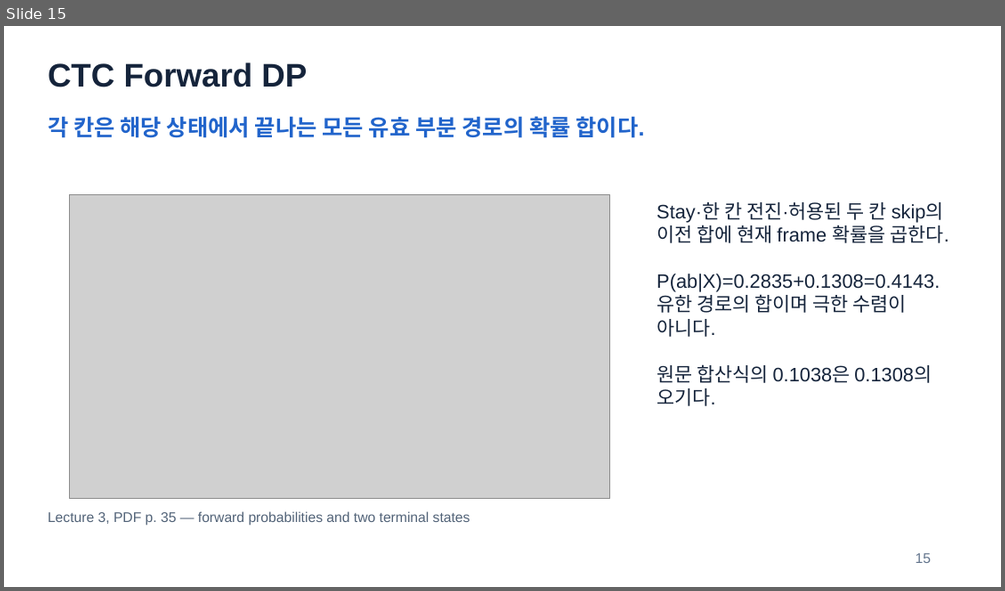
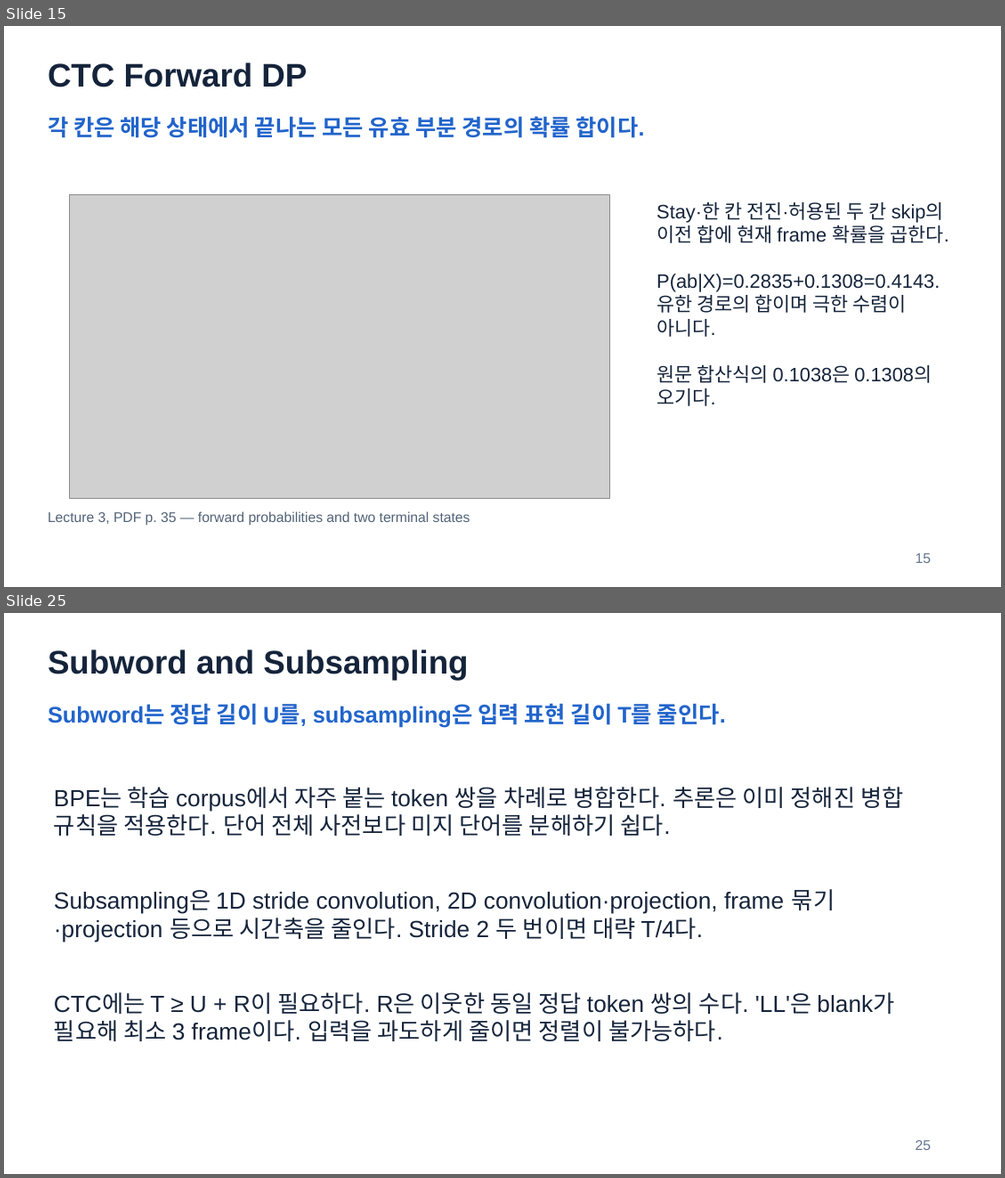
Before and after one commit to HyeonWooNa0861/HyeonWooNa0861.github.io, a slide deck: assets/presentations/study/speech-and-audio-recognition/sar-midterm-review-slides.pptx. Shown one above the other, each under a label of ours: slide 15 before the commit, slides 15 and 25 after it; the slides between them are not shown. The pictures are 1005x591 and 1005x1178 pixels, drawn with LibreOffice and Linux fonts; fonts in the diff are those of the drawing; grey boxes stand for pictures. Boxes give left, top, right and bottom in pixels: in the first picture for what was removed or moved away, otherwise in the second. Text is boxed around its words. In the diff, an @@ line names an element or a change of style, - is before the commit and + after.

```diff
--- a/assets/presentations/study/speech-and-audio-recognition/sar-midterm-review-slides.pptx
+++ b/assets/presentations/study/speech-and-audio-recognition/sar-midterm-review-slides.pptx
@@ slide 25 added at bbox=[4, 613, 1001, 1174], background #FFFFFF @@
@@ text added at bbox=[48, 649, 468, 680], 31.5 pt, text #15243B, bold @@
+Subword and Subsampling
@@ text added at bbox=[48, 703, 726, 727], 21.8 pt, text #2164CB, bold @@
+Subword는 정답 길이 U를, subsampling은 입력 표현 길이 T를 줄인다.
@@ text added at bbox=[54, 787, 903, 835], 22.5 pt, text #15243B @@
+BPE는 학습 corpus에서 자주 붙는 token 쌍을 차례로 병합한다. 추론은 이미 정해진 병합 규칙을 적용한다. 단어 전체 사전보다 미지 단어를 분해하기 쉽다.
@@ text added at bbox=[54, 889, 834, 941], 22.5 pt, text #15243B @@
+Subsampling은 1D stride convolution, 2D convolution·projection, frame 묶기·projection 등으로 시간축을 줄인다. Stride 2 두 번이면 대략 T/4다.
@@ text added at bbox=[54, 992, 894, 1041], 22.5 pt, text #15243B @@
+CTC에는 T ≥ U + R이 필요하다. R은 이웃한 동일 정답 token 쌍의 수다. 'LL'은 blank가 필요해 최소 3 frame이다. 입력을 과도하게 줄이면 정렬이 불가능하다.
@@ text added at bbox=[915, 1140, 930, 1150], 13.5 pt, text #62748C @@
+25
```
Also in this commit, not shown: 10 slides changed, 36 other slides added, 2 other files.
